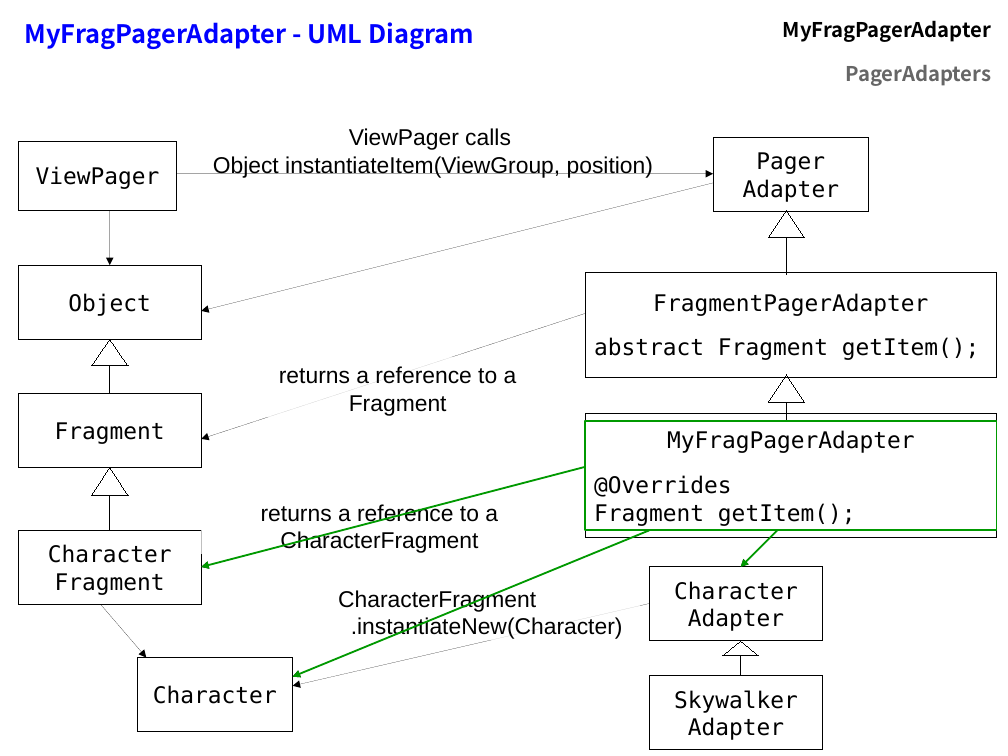
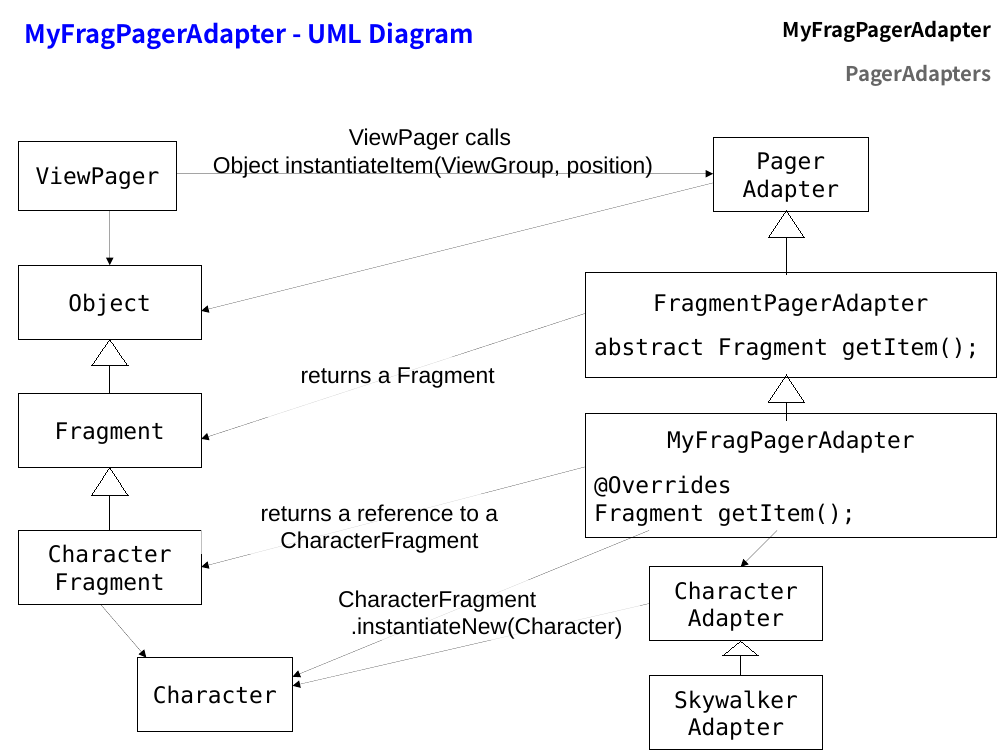
Before and after one commit to flocela/PagerAdaptersHandouts, a slide deck: slide 27 of PagerAdapterPresentation.odp (slide 25 before the commit). Drawn at 1008x756 pixels with LibreOffice and Linux fonts; fonts in the diff are those of the drawing. Boxes give left, top, right and bottom in pixels: in the first picture for what was removed or moved away, otherwise in the second. Text is boxed around its words. In the diff, an @@ line names an element or a change of style, - is before the commit and + after.

```diff
--- a/PagerAdapterPresentation.odp
+++ b/PagerAdapterPresentation.odp
@@ text at (x1=301, y1=367, x2=495, y2=388): text changed @@
-returns a reference to a Fragment
+returns a Fragment
@@ rectangle removed at (x1=585, y1=421, x2=997, y2=531) @@
@@ arrow removed from (585, 467) to (201, 567) @@
@@ arrow removed from (649, 531) to (293, 677) @@
@@ arrow removed from (777, 531) to (741, 567) @@
```
Also in this commit, not shown: 16 other slides changed, 8 slides added, 4 slides removed, 2 other files.
